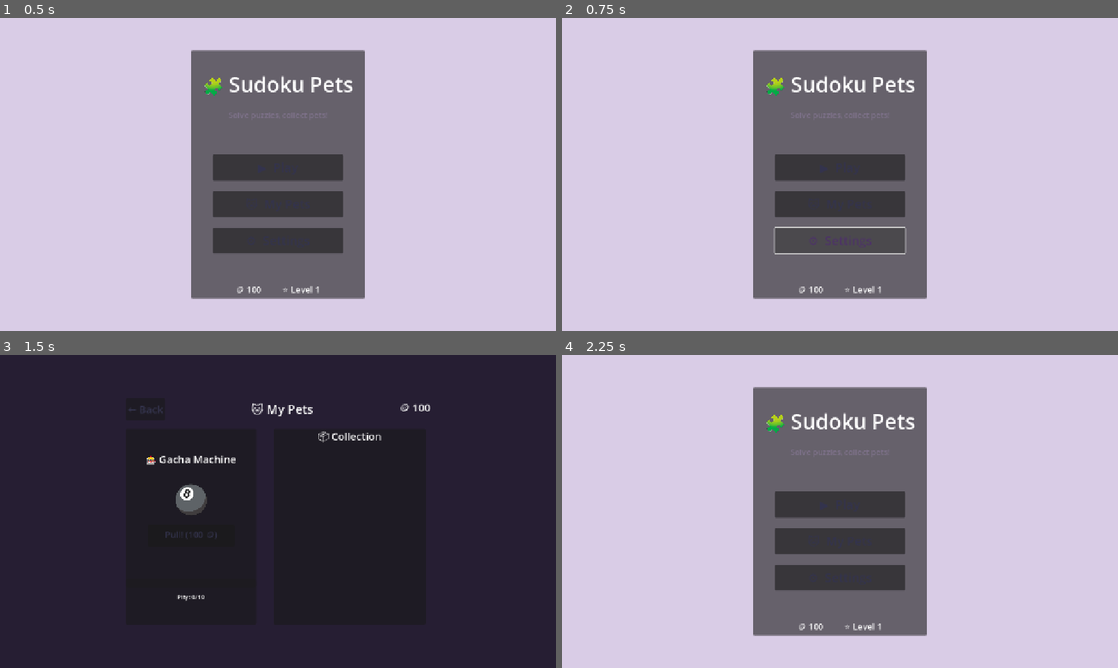
Above: before the commit, frames 1-4 (two rows, left to right).
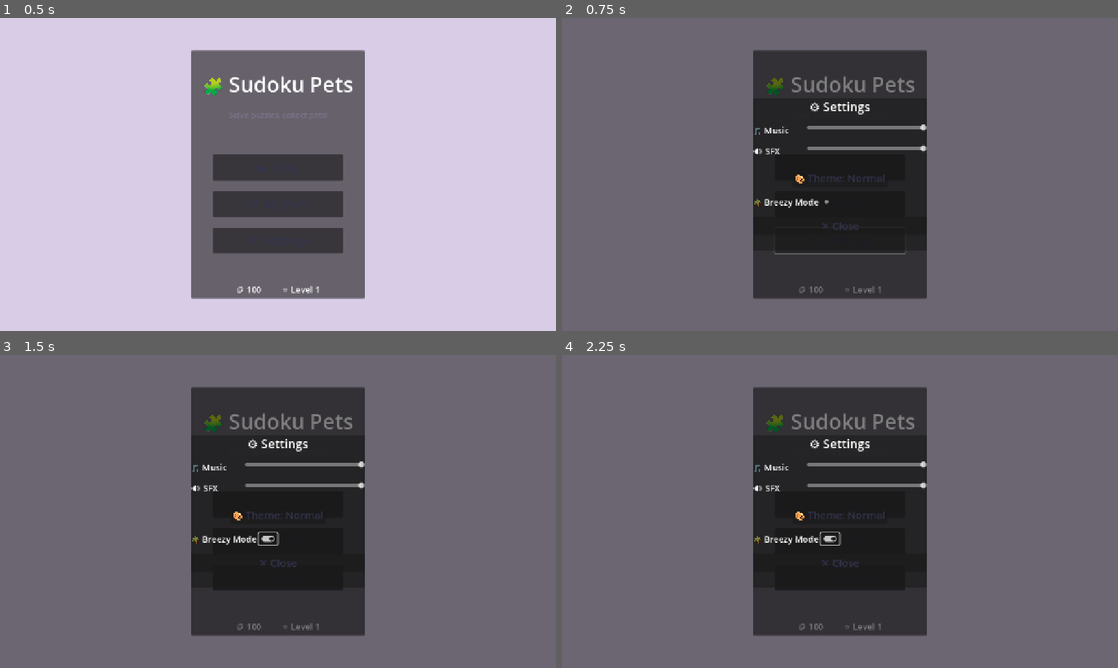
Above: after the commit, the same moments.

Repository: MachineKomi/Sudoku-Pets
Game: Godot game, scene res://scenes/main/main_menu.tscn
Two runs of this game, one before a commit and one after it. Both use one fixed random seed, a clock stepped at 60 frames per second and the inputs below.
Inputs (mouse positions are in pixels of both pictures, inside the frame that each line leads up to):
- Up to frame 1 (0.5 s): no input
- Up to frame 2 (0.75 s): click "⚙ Settings" at 0.5 s
- Up to frame 3 (1.5 s): click (266, 539) at 1.27 s
- Up to frame 4 (2.25 s): click (706, 408) at 2 s, where only the run before the commit has a clickable "← Back"

Frame 1 is identical in both runs. In frame 2, 99% of the frame differs, in the area x 0-100%, y 0-100%; in frame 3, 78%; in frame 4, 99%.
Error before the commit: Trying to assign an array of type "Array" to a variable of type "Array[Dictionary]". (res://scenes/pets/pet_screen.gd:113)

Commit message:
Sprint 5: Visuals & Audio
Story 5.1 (Anime Aesthetic):
- ThemeManager autoload with Normal/Zen color palettes
- Dark anime-style color scheme for premium feel
- Rarity colors and consistent theming

Story 5.2 (Juicy Feedback):
- CelebrationEffects scene with confetti particles
- Victory celebration with animated labels
- Star burst and level up animations

Story 5.3 (Relaxing Audio):
- AudioManager already existed, now integrated with settings
- SettingsScreen with music/SFX volume sliders
- Audio asset prompts in HUMAN_TODO

Story 1.4 (Zen Mode):
- ThemeManager toggles between Normal and Zen themes
- Zen theme: paper colors, no gems, minimal style
- Theme button in SettingsScreen

Settings Screen:
- Music and SFX volume sliders
- Theme toggle button
- Breezy mode toggle for auto-fill

Diff:
--- a/project.godot
+++ b/project.godot
@@ -23,6 +23,7 @@
 SaveManager="*res://scripts/autoload/save_manager.gd"
 PetManager="*res://scripts/autoload/pet_manager.gd"
 EventBus="*res://scripts/domain/event_bus.gd"
+ThemeManager="*res://scripts/autoload/theme_manager.gd"
 
 [display]
 
--- a/scenes/main/main_menu.gd
+++ b/scenes/main/main_menu.gd
@@ -26,5 +26,5 @@
 
 
 func _on_settings_pressed() -> void:
-	# TODO: Settings popup
-	pass
+	var settings_scene := preload("res://scenes/main/settings_screen.tscn").instantiate()
+	add_child(settings_scene)
--- /dev/null
+++ b/scenes/main/settings_screen.gd
@@ -0,0 +1,54 @@
+## SettingsScreen - User preferences UI (Stories 1.4, 5.3)
+extends Control
+
+
+@onready var music_slider: HSlider = $CenterContainer/Panel/VBox/MusicRow/MusicSlider
+@onready var sfx_slider: HSlider = $CenterContainer/Panel/VBox/SFXRow/SFXSlider
+@onready var theme_button: Button = $CenterContainer/Panel/VBox/ThemeRow/ThemeButton
+@onready var breezy_toggle: CheckButton = $CenterContainer/Panel/VBox/BreezyRow/BreezyToggle
+
+
+func _ready() -> void:
+	_load_settings()
+
+
+func _load_settings() -> void:
+	# Audio settings
+	if music_slider:
+		music_slider.value = AudioManager.music_volume * 100
+	if sfx_slider:
+		sfx_slider.value = AudioManager.sfx_volume * 100
+
+	# Theme
+	if theme_button:
+		theme_button.text = "🎨 Theme: " + ThemeManager.get_theme_name()
+
+	# Breezy mode
+	if breezy_toggle:
+		breezy_toggle.button_pressed = SaveManager.get_value("breezy_mode", false)
+
+
+func _on_music_slider_value_changed(value: float) -> void:
+	AudioManager.music_volume = value / 100.0
+	SaveManager.set_value("music_volume", value / 100.0)
+
+
+func _on_sfx_slider_value_changed(value: float) -> void:
+	AudioManager.sfx_volume = value / 100.0
+	SaveManager.set_value("sfx_volume", value / 100.0)
+
+
+func _on_theme_button_pressed() -> void:
+	ThemeManager.toggle_theme()
+	if theme_button:
+		theme_button.text = "🎨 Theme: " + ThemeManager.get_theme_name()
+
+
+func _on_breezy_toggle_toggled(toggled_on: bool) -> void:
+	SaveManager.set_value("breezy_mode", toggled_on)
+	SaveManager.save_game()
+
+
+func _on_close_pressed() -> void:
+	SaveManager.save_game()
+	queue_free()
--- /dev/null
+++ b/scenes/main/settings_screen.tscn
@@ -0,0 +1,95 @@
+[gd_scene load_steps=2 format=3 uid="uid://settings_screen"]
+
+[ext_resource type="Script" path="res://scenes/main/settings_screen.gd" id="1_script"]
+
+[node name="SettingsScreen" type="Control"]
+layout_mode = 3
+anchors_preset = 15
+anchor_right = 1.0
+anchor_bottom = 1.0
+script = ExtResource("1_script")
+
+[node name="Dimmer" type="ColorRect" parent="."]
+layout_mode = 1
+anchors_preset = 15
+anchor_right = 1.0
+anchor_bottom = 1.0
+color = Color(0, 0, 0, 0.5)
+
+[node name="CenterContainer" type="CenterContainer" parent="."]
+layout_mode = 1
+anchors_preset = 15
+anchor_right = 1.0
+anchor_bottom = 1.0
+
+[node name="Panel" type="PanelContainer" parent="CenterContainer"]
+custom_minimum_size = Vector2(400, 350)
+layout_mode = 2
+
+[node name="VBox" type="VBoxContainer" parent="CenterContainer/Panel"]
+layout_mode = 2
+theme_override_constants/separation = 20
+
+[node name="Title" type="Label" parent="CenterContainer/Panel/VBox"]
+layout_mode = 2
+theme_override_font_sizes/font_size = 28
+text = "⚙️ Settings"
+horizontal_alignment = 1
+
+[node name="MusicRow" type="HBoxContainer" parent="CenterContainer/Panel/VBox"]
+layout_mode = 2
+
+[node name="MusicLabel" type="Label" parent="CenterContainer/Panel/VBox/MusicRow"]
+custom_minimum_size = Vector2(120, 0)
+layout_mode = 2
+text = "🎵 Music"
+
+[node name="MusicSlider" type="HSlider" parent="CenterContainer/Panel/VBox/MusicRow"]
+layout_mode = 2
+size_flags_horizontal = 3
+max_value = 100.0
+value = 80.0
+
+[node name="SFXRow" type="HBoxContainer" parent="CenterContainer/Panel/VBox"]
+layout_mode = 2
+
+[node name="SFXLabel" type="Label" parent="CenterContainer/Panel/VBox/SFXRow"]
+custom_minimum_size = Vector2(120, 0)
+layout_mode = 2
+text = "🔊 SFX"
+
+[node name="SFXSlider" type="HSlider" parent="CenterContainer/Panel/VBox/SFXRow"]
+layout_mode = 2
+size_flags_horizontal = 3
+max_value = 100.0
+value = 100.0
+
+[node name="ThemeRow" type="HBoxContainer" parent="CenterContainer/Panel/VBox"]
+layout_mode = 2
+alignment = 1
+
+[node name="ThemeButton" type="Button" parent="CenterContainer/Panel/VBox/ThemeRow"]
+custom_minimum_size = Vector2(200, 40)
+layout_mode = 2
+text = "🎨 Theme: Normal"
+
+[node name="BreezyRow" type="HBoxContainer" parent="CenterContainer/Panel/VBox"]
+layout_mode = 2
+
+[node name="BreezyLabel" type="Label" parent="CenterContainer/Panel/VBox/BreezyRow"]
+custom_minimum_size = Vector2(120, 0)
+layout_mode = 2
+text = "🌴 Breezy Mode"
+
+[node name="BreezyToggle" type="CheckButton" parent="CenterContainer/Panel/VBox/BreezyRow"]
+layout_mode = 2
+
+[node name="CloseButton" type="Button" parent="CenterContainer/Panel/VBox"]
+layout_mode = 2
+text = "✕ Close"
+
+[connection signal="value_changed" from="CenterContainer/Panel/VBox/MusicRow/MusicSlider" to="." method="_on_music_slider_value_changed"]
+[connection signal="value_changed" from="CenterContainer/Panel/VBox/SFXRow/SFXSlider" to="." method="_on_sfx_slider_value_changed"]
+[connection signal="pressed" from="CenterContainer/Panel/VBox/ThemeRow/ThemeButton" to="." method="_on_theme_button_pressed"]
+[connection signal="toggled" from="CenterContainer/Panel/VBox/BreezyRow/BreezyToggle" to="." method="_on_breezy_toggle_toggled"]
+[connection signal="pressed" from="CenterContainer/Panel/VBox/CloseButton" to="." method="_on_close_pressed"]
--- /dev/null
+++ b/scenes/ui/celebration_effects.tscn
@@ -0,0 +1,47 @@
+[gd_scene load_steps=2 format=3 uid="uid://celebration_effects"]
+
+[ext_resource type="Script" path="res://scripts/ui/celebration_effects.gd" id="1_script"]
+
+[node name="CelebrationEffects" type="CanvasLayer"]
+layer = 100
+script = ExtResource("1_script")
+
+[node name="Background" type="ColorRect" parent="."]
+anchors_preset = 15
+anchor_right = 1.0
+anchor_bottom = 1.0
+grow_horizontal = 2
+grow_vertical = 2
+color = Color(0, 0, 0, 0.3)
+
+[node name="CelebrationLabel" type="Label" parent="."]
+anchors_preset = 8
+anchor_left = 0.5
+anchor_top = 0.5
+anchor_right = 0.5
+anchor_bottom = 0.5
+offset_left = -200.0
+offset_top = -50.0
+offset_right = 200.0
+offset_bottom = 50.0
+grow_horizontal = 2
+grow_vertical = 2
+theme_override_font_sizes/font_size = 48
+text = "🎉 AMAZING! 🎉"
+horizontal_alignment = 1
+vertical_alignment = 1
+
+[node name="ConfettiParticles" type="GPUParticles2D" parent="."]
+position = Vector2(640, 0)
+amount = 100
+lifetime = 3.0
+one_shot = true
+explosiveness = 0.8
+randomness = 0.5
+
+[node name="StarBurst" type="GPUParticles2D" parent="."]
+position = Vector2(640, 360)
+amount = 20
+lifetime = 1.5
+one_shot = true
+explosiveness = 1.0
--- /dev/null
+++ b/scripts/autoload/theme_manager.gd
@@ -0,0 +1,82 @@
+## ThemeManager - Handles visual themes (Normal/Zen mode) (Story 1.4)
+## Autoload that manages the current visual style
+extends Node
+
+
+signal theme_changed(theme_name: String)
+
+
+enum ThemeType {
+	NORMAL,  ## Colorful anime style with gems
+	ZEN      ## Pencil-on-paper, minimal, peaceful
+}
+
+
+var current_theme: ThemeType = ThemeType.NORMAL
+
+
+## Theme color palettes
+const THEMES: Dictionary = {
+	ThemeType.NORMAL: {
+		"name": "Normal",
+		"background": Color("#1A1A2E"),
+		"panel": Color("#16213E"),
+		"accent": Color("#E94560"),
+		"text": Color("#EAEAEA"),
+		"button": Color("#0F3460"),
+		"button_hover": Color("#1A5F7A"),
+		"success": Color("#52B788"),
+		"error": Color("#E63946"),
+		"gold": Color("#FFD700"),
+		"gem_mode": true
+	},
+	ThemeType.ZEN: {
+		"name": "Zen",
+		"background": Color("#F5F0E1"),
+		"panel": Color("#E8E0D0"),
+		"accent": Color("#5D4E37"),
+		"text": Color("#3D3D3D"),
+		"button": Color("#D4C9B5"),
+		"button_hover": Color("#C4B9A5"),
+		"success": Color("#4A7C59"),
+		"error": Color("#8B4513"),
+		"gold": Color("#B8860B"),
+		"gem_mode": false  # Use plain numbers in Zen mode
+	}
+}
+
+
+func _ready() -> void:
+	# Load saved theme preference
+	var saved_theme: int = SaveManager.get_value("display_theme", ThemeType.NORMAL)
+	current_theme = saved_theme as ThemeType
+
+
+func set_theme(theme: ThemeType) -> void:
+	current_theme = theme
+	SaveManager.set_value("display_theme", theme)
+	SaveManager.save_game()
+	theme_changed.emit(get_theme_name())
+
+
+func toggle_theme() -> void:
+	if current_theme == ThemeType.NORMAL:
+		set_theme(ThemeType.ZEN)
+	else:
+		set_theme(ThemeType.NORMAL)
+
+
+func get_theme_name() -> String:
+	return THEMES[current_theme].name
+
+
+func get_color(key: String) -> Color:
+	return THEMES[current_theme].get(key, Color.WHITE)
+
+
+func is_gem_mode() -> bool:
+	return THEMES[current_theme].get("gem_mode", true)
+
+
+func is_zen_mode() -> bool:
+	return current_theme == ThemeType.ZEN
--- /dev/null
+++ b/scripts/ui/celebration_effects.gd
@@ -0,0 +1,113 @@
+## CelebrationEffects - Confetti and particle effects for victories (Story 5.2)
+## Adds "Candy Crush" style dopamine rush on puzzle completion
+extends CanvasLayer
+
+
+const CONFETTI_COLORS: Array[Color] = [
+	Color("#FF6B6B"),  # Coral red
+	Color("#4ECDC4"),  # Teal
+	Color("#FFE66D"),  # Yellow
+	Color("#95E1D3"),  # Mint
+	Color("#F38181"),  # Pink
+	Color("#AA96DA"),  # Lavender
+	Color("#FCBAD3"),  # Light pink
+	Color("#A8D8EA"),  # Light blue
+]
+
+
+@onready var confetti_particles: GPUParticles2D = $ConfettiParticles
+@onready var star_burst: GPUParticles2D = $StarBurst
+@onready var celebration_label: Label = $CelebrationLabel
+
+
+func _ready() -> void:
+	# Start hidden
+	visible = false
+	if celebration_label:
+		celebration_label.visible = false
+
+
+func play_victory_celebration() -> void:
+	"""Full celebration for puzzle completion"""
+	visible = true
+
+	# Show celebration text with animation
+	if celebration_label:
+		celebration_label.visible = true
+		celebration_label.text = "🎉 AMAZING! 🎉"
+		celebration_label.modulate.a = 0
+
+		var tween := create_tween()
+		tween.tween_property(celebration_label, "modulate:a", 1.0, 0.3)
+		tween.tween_property(celebration_label, "scale", Vector2(1.2, 1.2), 0.2)
+		tween.tween_property(celebration_label, "scale", Vector2(1.0, 1.0), 0.1)
+
+	# Emit confetti particles
+	if confetti_particles:
+		confetti_particles.emitting = true
+
+	# Emit star burst
+	if star_burst:
+		star_burst.emitting = true
+
+	# Auto-hide after celebration
+	await get_tree().create_timer(3.0).timeout
+	_hide_celebration()
+
+
+func play_star_earned(star_count: int) -> void:
+	"""Quick star animation for 1-3 stars"""
+	visible = true
+
+	if celebration_label:
+		celebration_label.visible = true
+		celebration_label.text = "⭐".repeat(star_count)
+		celebration_label.modulate.a = 0
+
+		var tween := create_tween()
+		tween.tween_property(celebration_label, "modulate:a", 1.0, 0.2)
+		for i in range(star_count):
+			tween.tween_interval(0.15)
+			tween.tween_callback(func(): _pulse_label())
+
+	await get_tree().create_timer(1.5).timeout
+	_hide_celebration()
+
+
+func play_level_up() -> void:
+	"""Animation for player level up"""
+	visible = true
+
+	if celebration_label:
+		celebration_label.visible = true
+		celebration_label.text = "✨ LEVEL UP! ✨"
+		celebration_label.modulate = Color("#FFD700")
+		celebration_label.modulate.a = 0
+
+		var tween := create_tween()
+		tween.tween_property(celebration_label, "modulate:a", 1.0, 0.3)
+		tween.tween_property(celebration_label, "scale", Vector2(1.3, 1.3), 0.2)
+		tween.tween_property(celebration_label, "scale", Vector2(1.0, 1.0), 0.15)
+
+	if star_burst:
+		star_burst.emitting = true
+
+	await get_tree().create_timer(2.0).timeout
+	_hide_celebration()
+
+
+func _pulse_label() -> void:
+	if celebration_label:
+		var tween := create_tween()
+		tween.tween_property(celebration_label, "scale", Vector2(1.1, 1.1), 0.1)
+		tween.tween_property(celebration_label, "scale", Vector2(1.0, 1.0), 0.1)
+
+
+func _hide_celebration() -> void:
+	if celebration_label:
+		var tween := create_tween()
+		tween.tween_property(celebration_label, "modulate:a", 0.0, 0.3)
+		await tween.finished
+		celebration_label.visible = false
+
+	visible = false
Not shown, added: HUMAN_TODO/2026-01-23_audio-assets-needed.md
